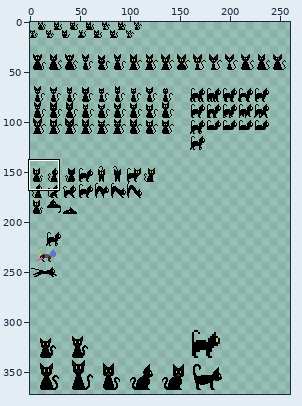
A pixel-art file gets an edit: textures/cat-experiments/cats.aseprite. Above, an overview of the earlier version with the close-up marked.
Close-up. Before the commit:
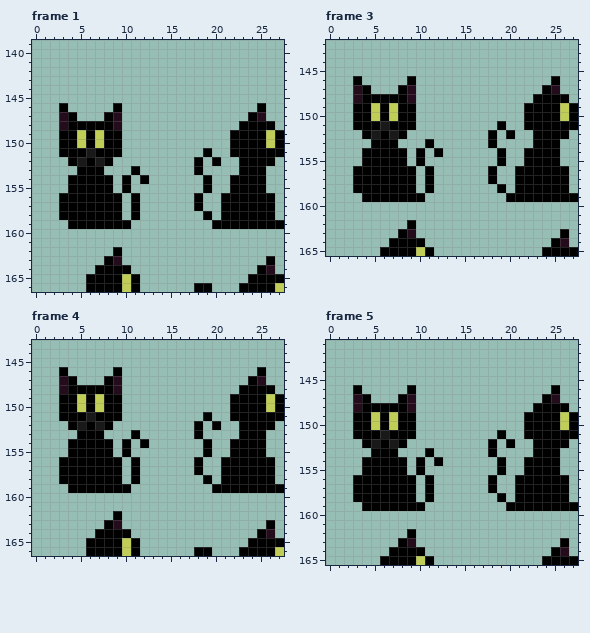
512x512 pixels, 10 frames. Shown: frame 1: x 0..27, y 139..166; frame 3: x 0..27, y 142..165; frame 4: x 0..27, y 143..166; frame 5: x 0..27, y 141..165. The wide view leaves out empty margins. The commit also changed other frames or places, which this record leaves out.
The same view after the edit:
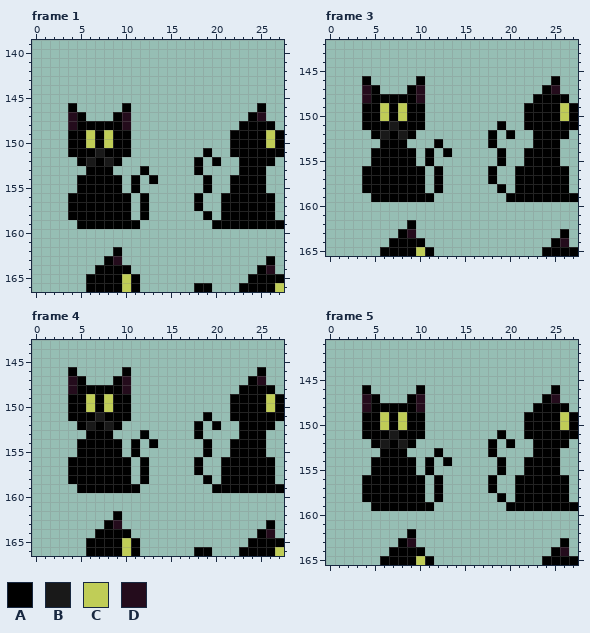
Palette (. is transparent): A #000000  B #191919  C #c0cd57  D #240c1c
Log entry: Added a timer that fires a signal for level ending, and all the idle cat animations (facing right).
Change:
Changed rows in their new state; - is an unchanged pixel.
Frame 1, layer "Layer 1":
first column x 3:
146 .A----.A---
147 .DA--.AD---
148 .D----AD---
149 .-ACAC-A---
150 .-ACAC-A---
151 .--AB--A---
152 -.ABABA----
153 --.--A--.A-
154 -.----A.A.A
155 -.----A.A--
156 .------A.A-
157 .------A.A-
158 .------A.A-
159 -.------A--
Frame 3, layer "Layer 1": the same change as frame 1
Frame 4, layer "Layer 1": the same change as frame 1
Frame 5, layer "Layer 1": the same change as frame 1
Boxes around the changes in both close-ups, in picture pixels (x1, y1, x2, y2):
changed: (59, 103, 158, 229)
changed: (353, 76, 452, 202)
changed: (59, 367, 158, 493)
changed: (353, 385, 452, 511)
